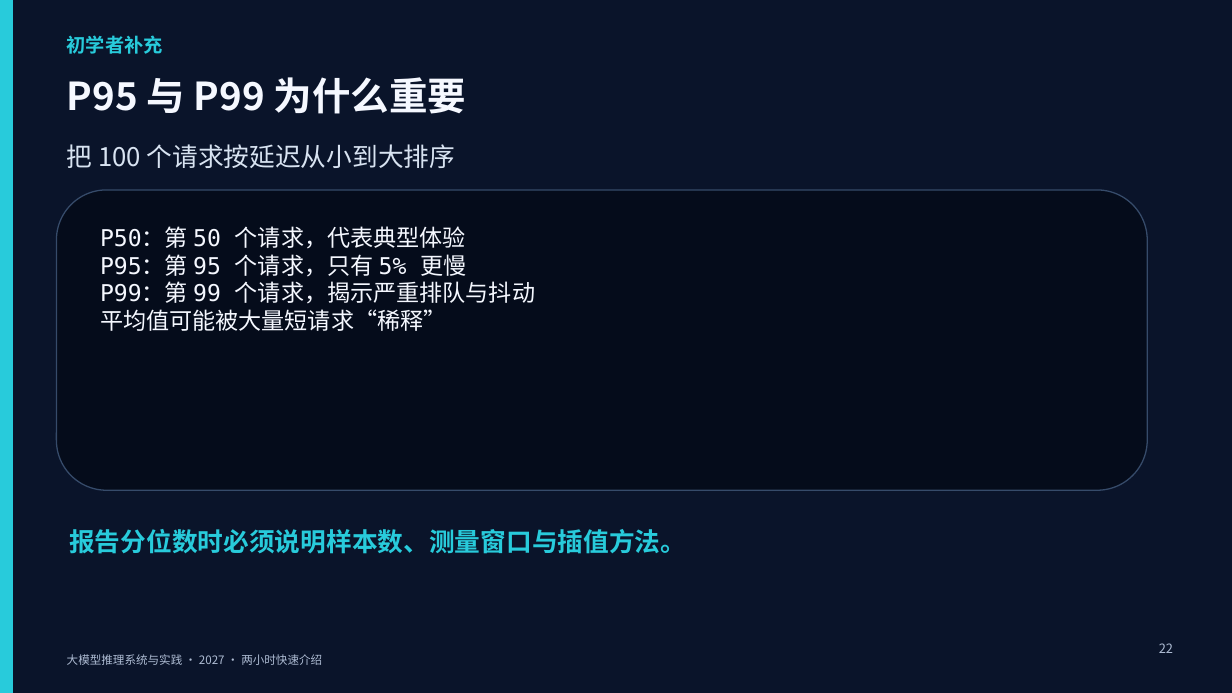
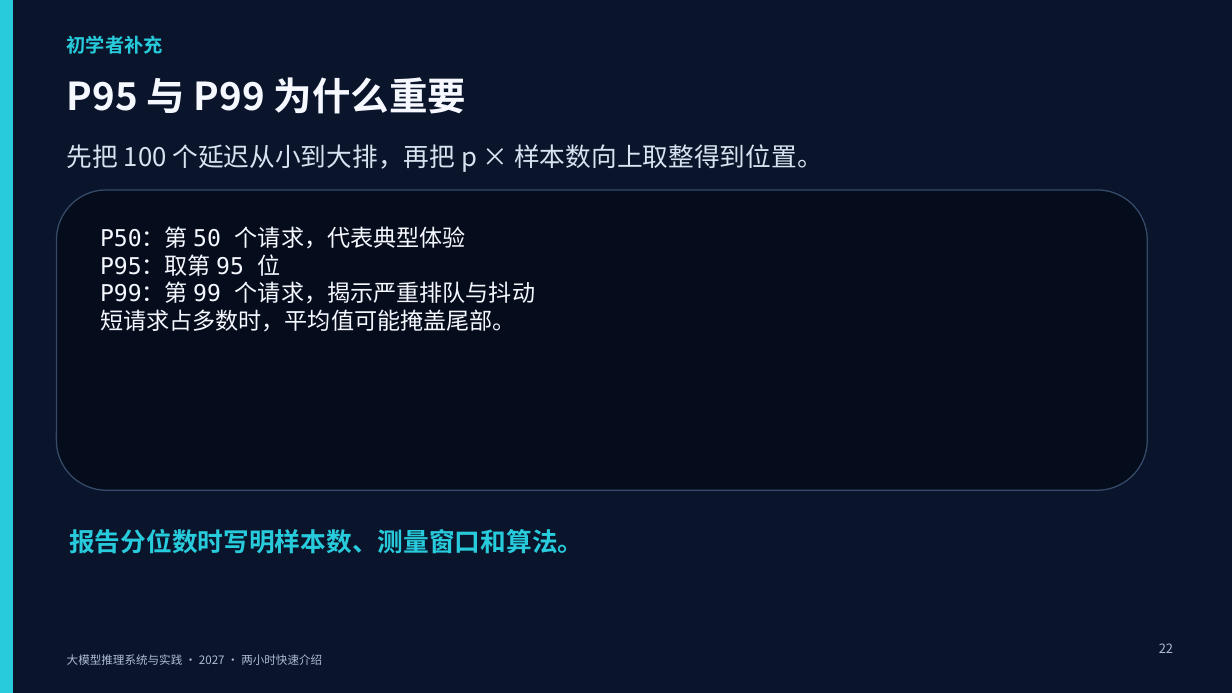
Before and after one commit to vLLM-HUST/intro-to-llm-inference-engines, a slide deck: slide 22 of build/slides/2027/course-overview/LLM推理系统_两小时快速介绍.pptx. Drawn at 1232x693 pixels with LibreOffice and Linux fonts; fonts in the diff are those of the drawing. Boxes give left, top, right and bottom in pixels: in the first picture for what was removed or moved away, otherwise in the second. Text is boxed around its words. In the diff, an @@ line names an element or a change of style, - is before the commit and + after.

```diff
--- a/build/slides/2027/course-overview/LLM推理系统_两小时快速介绍.pptx
+++ b/build/slides/2027/course-overview/LLM推理系统_两小时快速介绍.pptx
@@ text at <box>67,144,822,172</box>: text changed @@
-把 100 个请求按延迟从小到大排序
+先把 100 个延迟从小到大排，再把 p × 样本数向上取整得到位置。
@@ text at <box>100,254,281,276</box>: text changed @@
-P95：第 95 个请求，只有 5% 更慢
+P95：取第 95 位
@@ text at <box>100,309,516,332</box>: text changed @@
-平均值可能被大量短请求“稀释”
+短请求占多数时，平均值可能掩盖尾部。
@@ text at <box>69,529,583,554</box>: text changed @@
-报告分位数时必须说明样本数、测量窗口与插值方法。
+报告分位数时写明样本数、测量窗口和算法。
```
Also in this commit, not shown: 14 other slides changed, 1 slide added, 1 slide removed, 10 other files.
